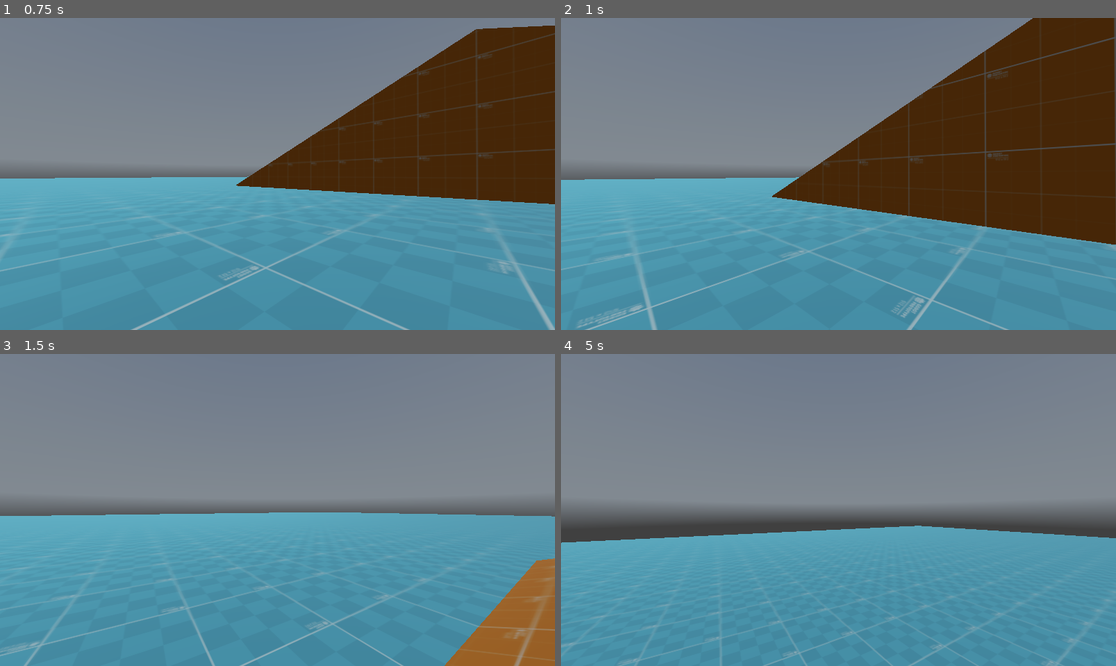
Above: before the commit, frames 1-4 (two rows, left to right).
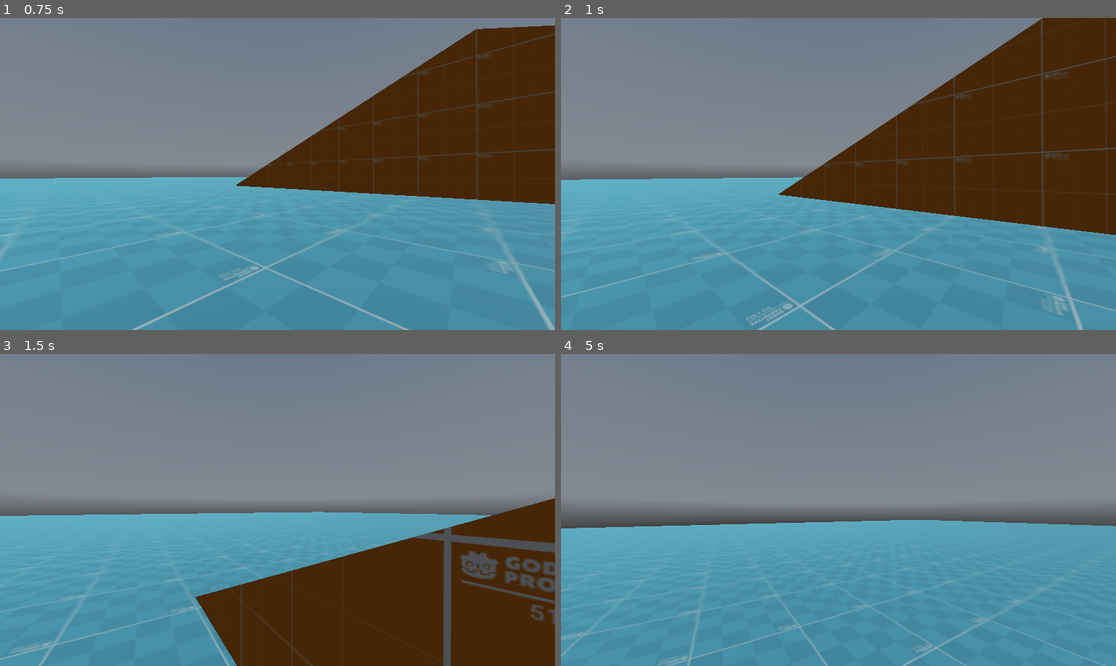
Above: after the commit, the same moments.

Repository: kobeDevStuff/Movement-Shooter-Template
Game: Godot game, scene res://world.tscn
Same seed, same stepped clock (60 frames per second), same inputs: the game is played once before the commit and once after it. A sky picture missing from this copy of the repository is replaced by a grey-blue gradient.
Inputs (mouse positions are in pixels of both pictures, inside the frame that each line leads up to):
- Up to frame 1 (0.75 s): tap Enter at 0.5 s; move the mouse to (305, 174) at 0.52 s; hold W (FORWARD) from 0.53 s (still down); hold Shift (CROUCH) from 0.53 s (still down)
- Up to frame 2 (1 s): keep holding W (FORWARD); keep holding Shift (CROUCH); tap Space (JUMP) at 0.77 s; click (866, 174) at 0.8 s
- Up to frame 3 (1.5 s): keep holding W (FORWARD); tap Space (JUMP) at 1.07 s; move the mouse to (249, 510) at 1.27 s; release Shift (CROUCH) at 1.28 s; click (249, 510) at 1.35 s
- Up to frame 4 (5 s): keep holding W (FORWARD); tap Space (JUMP) at 1.52, 1.82, 2.3, 2.85, 3.02, 3.32, 3.77, 4.07, 4.52, 4.82 s; tap Ctrl (SPRINT) at 1.55, 4.55 s; move the mouse to (849, 503) at 2.02 s; hold Ctrl (SPRINT) 2.03-2.78 s; move the mouse to (832, 516) at 2.77 s; tap Shift (CROUCH) at 3.05 s; move the mouse to (877, 513) at 3.52 s; hold Shift (CROUCH) 3.53-4.28 s; click (877, 513) at 3.8 s; move the mouse to (794, 506) at 4.27 s; click (794, 506) at 4.35 s

Frame 1 is identical in both runs. In frame 2, 6.6% of the frame differs, in the area x 0-100%, y 0-100%; in frame 3, 25%, in the area x 0-100%, y 46-100%; in frame 4, 4.8%.

Commit message:
Slide Mechanics
Finished slide mechanic

Diff:
--- a/player.gd
+++ b/player.gd
@@ -1,23 +1,37 @@
 extends CharacterBody3D
 
+@export_group("Movement")
+@export var WALK_SPEED : float = 5.0
+@export var CROUCH_SPEED : float = 2.0
+@export var SPRINT_SPEED : float = 8.0
+@export var JUMP_VELOCITY : float = 4.5
+@export var SENSITIVITY : float = 0.002
+@export var ACCELERATION : float = 10.0
+@export var AIR_STRAFE_ACCELERATION : float = 0.1
+@export var NORMAL_STRAFE_ACCELERATION : float = 2.0
 
-const WALK_SPEED := 6.0
-const CROUCH_SPEED := 2.0
-const SPRINT_SPEED := 12.0
-const JUMP_VELOCITY := 4.5
-const SENSITIVITY := 0.002
-const ACCELERATION := 10.0
-const AIR_STRAFE_ACCELERATION := 0.1
-const NORMAL_STRAFE_ACCELERATION := 2.0
-# dash parameters
-const DASH_SPEED := 20.0
-const DASH_DURATION := 0.3
-const DASH_COOLDOWN := 1.6
+@export_subgroup("Dash")
+@export var DASH_SPEED : float = 16.0
+@export var DASH_DURATION : float = 0.25
+@export var DASH_COOLDOWN : float = 2.5
+
+@export_subgroup("Slide")
+@export var SLIDE_SPEED : float = 12.0
+@export var SLIDE_DURATION : float = 0.9
+@export var SLIDE_COOLDOWN : float = 1.6
 
 var is_dashing := false
 var dash_timer := 0.0
 var dash_direction := Vector3.ZERO
 var dash_cooldown := 0.0
+
+
+var is_sliding := false
+var slide_timer := 0.0
+var slide_direction := Vector3.ZERO
+var slide_cooldown := 0.0
+
+
 var speed: float
 var acceleration := 2.0
 
@@ -69,8 +83,25 @@
 	var input_dir = Input.get_vector("LEFT", "RIGHT", "FORWARD", "BACKWARD")
 	var direction = (actual_head.transform.basis * Vector3(input_dir.x, 0, input_dir.y)).normalized()
 
+
+	if Input.is_action_just_pressed("CROUCH") && is_on_floor():
+		if slide_cooldown <= 0:
+			is_sliding = true
+			slide_direction = direction if direction != Vector3.ZERO else -head_target.transform.basis.z
+		else:
+			reset_slide()
+
+	if Input.is_action_pressed("CROUCH") && is_on_floor() && is_sliding:
+		slide_timer -= delta
+		velocity = slide_direction.normalized() * SLIDE_SPEED
+	else:
+		is_sliding = false
+	if slide_timer <= 0 || (Input.is_action_just_released("CROUCH") && is_on_floor()):
+		reset_slide()
+	slide_cooldown -= delta
+	print(slide_cooldown)
 	# Handle dashing
-	if Input.is_action_just_pressed("DASH") and not is_dashing and dash_cooldown <= 0:
+	if Input.is_action_just_pressed("DASH") and not is_dashing and dash_cooldown <= 0 && !is_on_floor():
 		is_dashing = true
 		dash_timer = DASH_DURATION
 
@@ -95,3 +126,8 @@
 		velocity.z = lerp(velocity.z, 0.0, ACCELERATION * delta)
 
 	move_and_slide()
+
+func reset_slide() -> void:
+	is_sliding = false
+	slide_cooldown = SLIDE_COOLDOWN
+	slide_timer = SLIDE_DURATION
